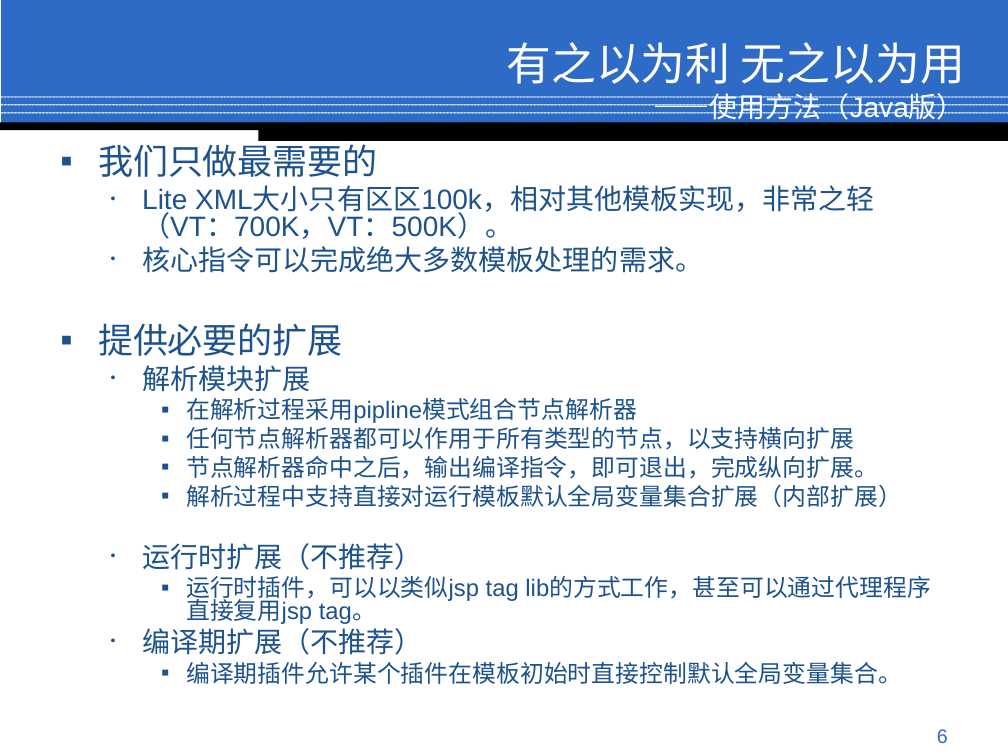
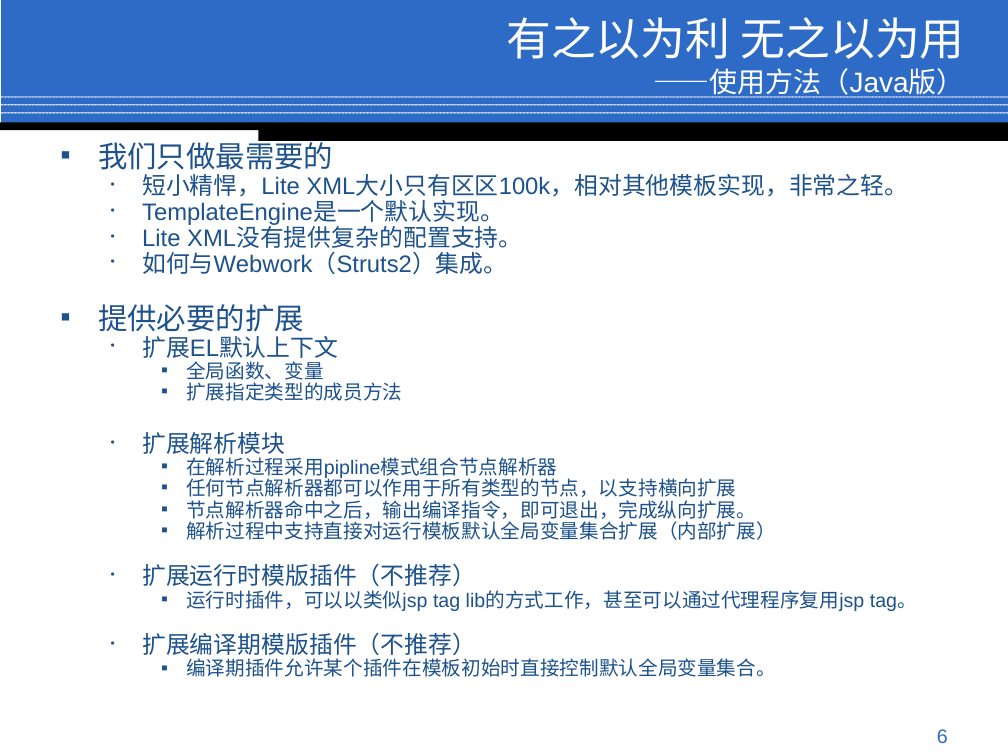
Before and after one commit to jindw/lite, a slide deck: slide 6 of trunk/Lite/web/doc/Preview.ppt. Drawn at 1008x756 pixels with LibreOffice and Linux fonts; fonts in the diff are those of the drawing; background and template pictures are left out. Boxes give left, top, right and bottom in pixels: in the first picture for what was removed or moved away, otherwise in the second. Text is boxed around its words. In the diff, an @@ line names an element or a change of style, - is before the commit and + after.

Commit message:
更新了一下文档

```diff
--- a/trunk/Lite/web/doc/Preview.ppt
+++ b/trunk/Lite/web/doc/Preview.ppt
@@ title "有之以为利 无之以为用 ——使用方法（Java版）": place and size @@
-title "有之以为利 无之以为用 ——使用方法（Java版）" at (506,42,965,125)
+title "有之以为利 无之以为用 ——使用方法（Java版）" at (506,17,965,98)
@@ text at (98,137,776,677): size 25 to 21 pt in "我们只做最需要的", "提供必要的扩展"; size 17 to 14 pt in "在解析过程采用pipline模式组合节点解析器", "任何节点解析器都可以作用于所有类型的节点，以支持横向扩展", "节点解析器命中之后，输出编译指令，即可退出，完成纵向扩展。", "解析过程中支持直接对运行模板默认全局变量集合扩展（内部扩展）" and 1 more places; line spacing 0.8 to 0.7; less space between paragraphs @@
@@ text at (142,174,908,274): text changed; size 20 to 17 pt @@
-  • Lite XML大小只有区区100k，相对其他模板实现，非常之轻（VT：700K，VT：500K）。
-  • 核心指令可以完成绝大多数模板处理的需求。
+  • 短小精悍，Lite XML大小只有区区100k，相对其他模板实现，非常之轻。
+  • TemplateEngine是一个默认实现。
+  • Lite XML没有提供复杂的配置支持。
+  • 如何与Webwork（Struts2）集成。
@@ text at (142,336,402,458): text changed; size 20 to 14 pt @@
-  • 解析模块扩展
+  • 扩展EL默认上下文
+    ▪ 全局函数、变量
+    ▪ 扩展指定类型的成员方法
+  • 扩展解析模块
@@ text at (142,563,917,659): text changed; size 17 to 14 pt @@
-  • 运行时扩展（不推荐）
-    ▪ 运行时插件，可以以类似jsp tag lib的方式工作，甚至可以通过代理程序直接复用jsp tag。
-  • 编译期扩展（不推荐）
+  • 扩展运行时模版插件（不推荐）
+    ▪ 运行时插件，可以以类似jsp tag lib的方式工作，甚至可以通过代理程序复用jsp tag。
+  • 扩展编译期模版插件（不推荐）
```
Also in this commit, not shown: 8 other slides changed.
